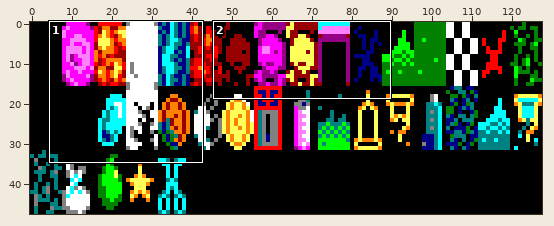
Sprite sheet, stored at gfx/work.png. Above: a wide view before the commit, with the close-up outlined.
Close-up. Old version:
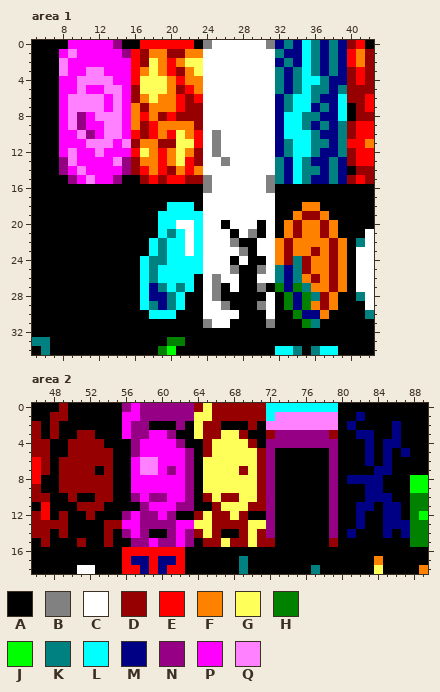
The file is 128x48 pixels. Shown: area 1: x 5..42, y 0..34; area 2: x 46..89, y 0..18.
Palette (. is transparent): A #000000  B #818181  C #ffffff  D #960000  E #ff0000  F #ff8100  G #ffff5a  H #008100  J #00ff00  K #008181  L #00ffff  M #000084  N #960084  P #ff00ff  Q #ff81ff
Pixels before, area 1, first column x 5:
 0 AAAAPPPPPNAAEEEEEEABCCCCCCBMKMLKMKMDEA
 1 AAAPQPPPPPNEDFFDDFFCCCCCCCCKMMLKMKMEFD
 2 AAAQPPPPPPPEDGFEFGGCCCCCCCCMKMLKMKMEFD
 3 AAAQPPQQPPPEFGFEDFGCCCCCCCCKMKLKMKMDED
 4 AAAPPQQQQPPEGGGFEFFCCCCCCCCKMKLLKMMDED
 5 AAAPPQPPQQPDGGGFDEFCCCCCCCCKMKLKKMKDDD
 6 AAAPQQQQPQPDFGFFEDECCCCCCCCMKLLKMMLDDE
 7 AAAPQQQQPQPFDFFFEDDCCCCCCCCMKLLMKMLADE
 8 AAAPQNPQQQPFEFDEDDDCCCCCCCCMLLKKMMLADD
 9 AAAPQNPPQQPFDEFFFFDCCCCCCCCMLLKMKMKDEE
10 AAAPPQNPQQPEDEFEGFECBCCCCCCMLLLKMMKDEE
11 AAAPPPQQQPQDFFDDGGECBCCCCCCMKLLKKMKEEF
12 AAAPQPPQPPPEGFEFGFDCBCCCCCCMKLLKMMKDEE
13 AAANQPPPPQNDFFEFGEDCCBCCCCCKMLKMMKMDEE
14 AAANPQPPPPNDEFEDFEFCCCCCCCCKMLKKMKMADD
15 AAAANPQPPNAADEDEEDDBCCCCCCBKMLKMMKMDED
16 AAAAAAAAAAAAAAAAAAABCCCCCCBAAAAAAAAAAA
17 AAAAAAAAAAAAAAAAAAACCCCCCCCAAAAAAAAAAA
18 AAAAAAAAAAAAAAALLLACCCCCCCCAAAFFAAAAAA
19 AAAAAAAAAAAAAALLLLLCCCCCCCCAAFDDFAAAAA
20 AAAAAAAAAAAAAALLCCLCCACCCACAFDFFDFAAAA
21 AAAAAAAAAAAAAALKLCLCCCACBACAFDFFDFAAAC
22 AAAAAAAAAAAAALKLLCLCCCBAACCFDFFFFDFAKC
23 AAAAAAAAAAAAALKLLCLCCCCBACCFDFFDFDFACC
24 AAAAAAAAAAAALKKLLLLCCCACAACFDKDFFDFACC
25 AAAAAAAAAAAALKLLLLLCCCBAABCKMKDFFDFACC
26 AAAAAAAAAAAALKLLLLACBCCAACCKMKFDFDFACC
27 AAAAAAAAAAAALMKLKLACBACAABAHMHKFFDFACC
28 AAAAAAAAAAAALMMKLAACBAAAAACAHMHKDFAAKC
29 AAAAAAAAAAAALKMKLAACCBAAABCAHMHFDFAAAC
30 AAAAAAAAAAAAALLLAAACCCCAAACAAHMMFAAAAK
31 AAAAAAAAAAAAAAAAAAABCCAAAABAAAHKAAAAAA
32 AAAAAAAAAAAAAAAAAAAAAAAAAAAAAAAAAAAAAA
33 KKAAAAAAAAAAAAAHHAAAAAAAAAAAAAAAAAAAAA
34 AKAAAAAAAAAAAAHJAAAAAAAAAAALLKAKLLAAAA
Pixels before, area 2, first column x 46:
 0 AAADAAAAAANPNNNNNNDGDDDDDDLLLLLLLLAAAAAAAAAA
 1 AADDAAAAAAPPNNNNNNGGDDDDDDLQQQQQQQAAMAAAAAAA
 2 DADAAAAAAAPNNAAANAGDDAAADAQQQQQQQQAMAAAAMAAA
 3 DADAADDAAAPNNPPNAAGDDGGDAADNNNNNNDAAMMAAMAAA
 4 DDAADDDDAAANPPPPNAADGGGGDANNNNNNNNAAAMAMMAAA
 5 DDAADDDDDAANPPPPPNADGGGGGDNAAAAAANAAAMAMAMAA
 6 EDADDDDDDAAPQQPPPNAGGGGGGDNAAAAAANAAAMAMAAAA
 7 EDADDDDADAAPQQPNPNAGGGGDGDNAAAAAANAAAAMMAAAA
 8 EAADDDDDDAAPPPPPPNAGGGGGGDNAAAAAANAMMMMAAAJJ
 9 DAADDDDDDAAPPPPPPNAGGGGGGDNAAAAAANAAAMMAAAJJ
10 DDAADAADDAANPNNPPNADGDDGGDNAAAAAANAAAMMMAAHH
11 AEAAADDDAAAANPPPNNAADGGGDDNAAAAAANAAMMAMMAHH
12 DEADAADAAANPNNPNAADGDDGDAANAAAAAANAAMAAMMAHJ
13 DDDDAAAADDPPNNNNPPGGDDDDGGNAAAAAANAAMAAMMMHH
14 DDADAAAADANPNAANPNDGDAADGDNAAAAAANAMAAAMAMHH
15 ADAAADAADAANNPNNPNADDGDDGDDAAAAAADAAAAAAAAHH
16 AAAAAAAAAAEEEEEEEAAAAAAAAAAAAAAAAAAAAAAAAAAA
17 AAAAAAAAAAEMMEMMEAAAAAAKAAAAAAAAAAAAAAFAAAAA
18 AAAAACCAAAEEMEMEEAAAAAAKAAAAAAAKAAAAAAGAAAAF
Once edited:
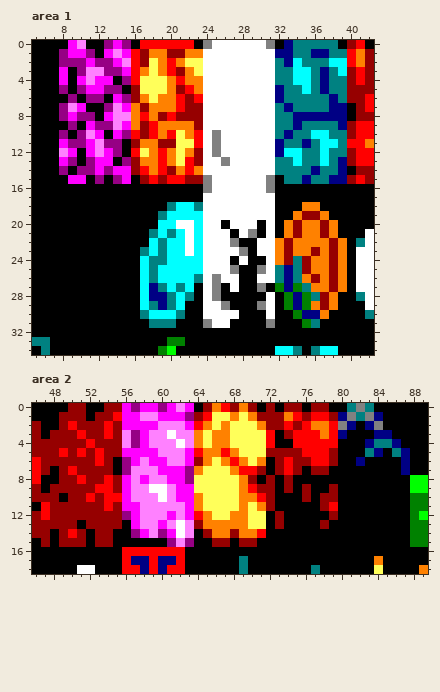
Changes in this commit:
Area 1:
y 0: x 10..15 PPPPNA -> QAANPN; x 32..35 MKML -> AMKK; x 37 M -> K; x 39 M -> A
y 1: x 8..9 PQ -> NP; x 11..12 PP -> NA; x 14..15 PN -> QP; x 32 K -> M; x 34..36 MLK -> KKM; x 39 M -> K
y 2: x 8..10 QPP -> NNN; x 12..13 PP -> NN; x 15 P -> Q; x 32..35 MKML -> KMLK; x 37..39 MKM -> KLL
y 3: x 8..10 QPP -> PAN; x 13..14 PP -> NN; x 33..34 MK -> KL; x 39 M -> L
y 4: x 9..10 PQ -> AP; x 12..15 QQPP -> PPAN; x 33..34 MK -> KL; x 36..39 LKMM -> KMKK
y 5: x 8..10 PPQ -> NAN; x 13..15 QQP -> NNA; x 32..33 KM -> MK; x 37..38 KM -> MK
y 6: x 8..15 PQQQQPQP -> ANANNAPN; x 34..35 LL -> KK; x 37 M -> K; x 39 L -> K
y 7: x 8 P -> N; x 10..13 QQQP -> PAAN; x 32..36 MKLLM -> KMKKK; x 39 L -> M
y 8: x 8..9 PQ -> NP; x 11..13 PQQ -> NAP; x 15 P -> Q; x 32..36 MLLKK -> KKMMM; x 39 L -> M
y 9: x 8..10 PQN -> ANA; x 12..13 PQ -> NN; x 32..34 MLL -> KKM; x 36 M -> K; x 38..39 MK -> KM
y 10: x 8..11 PPQN -> NANQ; x 13..15 QQP -> APN; x 32..38 MLLLKMM -> KMKKLLK
y 11: x 9..11 PPQ -> NNP; x 13..15 QPQ -> NNA; x 34..35 LL -> KM; x 37..38 KM -> LL
y 12: x 8..10 PQP -> QPA; x 14..15 PP -> NA; x 33 K -> L; x 35 L -> K; x 37..38 MM -> LK
y 13: x 8..11 NQPP -> PNAN; x 14 Q -> A; x 33 M -> K; x 36..37 MM -> KL
y 14: x 9..11 PQP -> ANN; x 13 P -> N; x 15 N -> P; x 33..34 ML -> KK; x 36..37 KM -> MK
y 15: x 9 N -> P; x 11..13 QPP -> ANA; x 15 A -> P; x 32..38 KMLKMMK -> AKKMKKM
y 18: x 20 L -> K; x 23 A -> K
y 19: x 19 L -> K
y 21: x 18 A -> K
y 23: x 17 A -> K
y 26: x 23 A -> K
y 28: x 22 A -> K
y 30: x 17 A -> K; x 21 A -> K
y 31: x 18..20 AAA -> KKK
Area 2:
y 0: x 49..51 DAA -> ADD; x 54..59 AANPNN -> DDPNPP; x 61..67 NNNDGDD -> PQPADFE; x 69 D -> F; x 71..79 DLLLLLLLL -> ADADDADDA; x 81..83 AAA -> KBK
y 1: x 48 D -> A; x 50..51 AA -> DD; x 53..55 AAA -> DDE; x 58..62 NNNNN -> QQPPP; x 64..70 GGDDDDD -> DEGGFGF; x 72..84 LQQQQQQQAAMAA -> DDFEDEEDMBKBM
y 2: x 48..55 DAAAAAAA -> ADEDDDED; x 57..80 NNAAANAGDDAAADAQQQQQQQQA -> PPPQQQPEFGFGGGFDDEDEFFEB; x 83..84 AA -> MB; x 86 M -> A
y 3: x 49..51 AAD -> DDE; x 53..56 AAAP -> DEDQ; x 58..67 NPPNAAGDDG -> PQQCQQFGFF; x 69..80 DAADNNNNNNDA -> GGGEADEEEFEM; x 82..86 MMAAM -> AAMMA
y 4: x 48..49 AA -> DD; x 52 D -> E; x 54..56 AAA -> DDQ; x 59..67 PPPNAADGG -> QQQCQFGFF; x 70..79 DANNNNNNNN -> GGEAAEEEEE; x 84..85 AM -> KK
y 5: x 48..49 AA -> DE; x 51 D -> E; x 53 D -> E; x 55..57 AAN -> DPP; x 60..68 PPPNADGGG -> QQQPEFFEF; x 71..79 DNAAAAAAN -> GDDDDEEED; x 83..86 MAMA -> KMAK
y 6: x 48 A -> D; x 53 D -> E; x 56 A -> N; x 59 Q -> P; x 61..65 PPNAG -> QQPDF; x 67..69 GGG -> FEF; x 71..79 DNAAAAAAN -> FADEDDEED; x 82..83 AM -> MA; x 85 M -> A; x 87 A -> M
y 7: x 50 D -> E; x 53 A -> D; x 56..57 AP -> NQ; x 61 N -> P; x 64 A -> F; x 68..70 GDG -> FEE; x 72..75 NAAA -> ADED; x 77..79 AAN -> DDA; x 84..85 MM -> AA; x 87 A -> M
y 8: x 51 D -> E; x 54..57 DAAP -> EDPQ; x 59..60 PP -> QQ; x 64 A -> G; x 69..72 GGDN -> FDAD; x 74 A -> D; x 79 N -> A; x 81..84 MMMM -> AAAA
y 9: x 48 A -> D; x 53..61 DDAAPPPPP -> EEDPQQCCQ; x 63..64 NA -> PG; x 69..70 GG -> FE; x 72 N -> D; x 74 A -> D; x 76 A -> D; x 79 N -> D; x 83..84 MM -> AA
y 10: x 48 A -> D; x 51..52 AA -> DE; x 54..61 DAANPNNP -> EEPQQQCQ; x 63..65 NAD -> PFG; x 67..72 DDGGDN -> GGFFED; x 76 A -> D; x 78..79 AN -> DD; x 83..85 MMM -> AAA
y 11: x 48..50 AAA -> DDD; x 54..66 AAAANPPPNNAAD -> EDPPQQQQQPFGG; x 69..72 GDDN -> FGFD; x 78..79 AN -> DE; x 82..83 MM -> AA; x 85..86 MM -> AA
y 12: x 48 A -> D; x 50..51 AA -> DD; x 53..55 AAA -> DDD; x 58..73 NNPNAADGDDGDAANA -> QQQPQPEFGGFFGGAD; x 79 N -> D; x 82 M -> A; x 85..86 MM -> AA
y 13: x 50 A -> D; x 52..53 AA -> DD; x 56 P -> A; x 58..69 NNNNPPGGDDDD -> QQPQCQDFFFFF; x 72..73 NA -> AD; x 78..79 AN -> DA; x 82 M -> A; x 85..87 MMM -> AAA
y 14: x 50..51 AA -> ED; x 53 A -> D; x 56..72 NPNAANPNDGDAADGDN -> ANPQNPCQADFFDFFEA; x 79 N -> A; x 81 M -> A; x 85 M -> A; x 87 M -> A
y 15: x 49..50 AA -> DD; x 53 A -> D; x 57..60 NNPN -> AAAA; x 62 P -> Q; x 65 D -> A; x 67..68 GD -> DA; x 70..72 GDD -> DAA; x 79 D -> A
Pixel boxes of the changes (left, top, right, bottom) in both close-ups:
changed: (59, 40, 203, 256)
changed: (275, 40, 347, 184)
changed: (140, 274, 203, 328)
changed: (50, 403, 410, 547)
